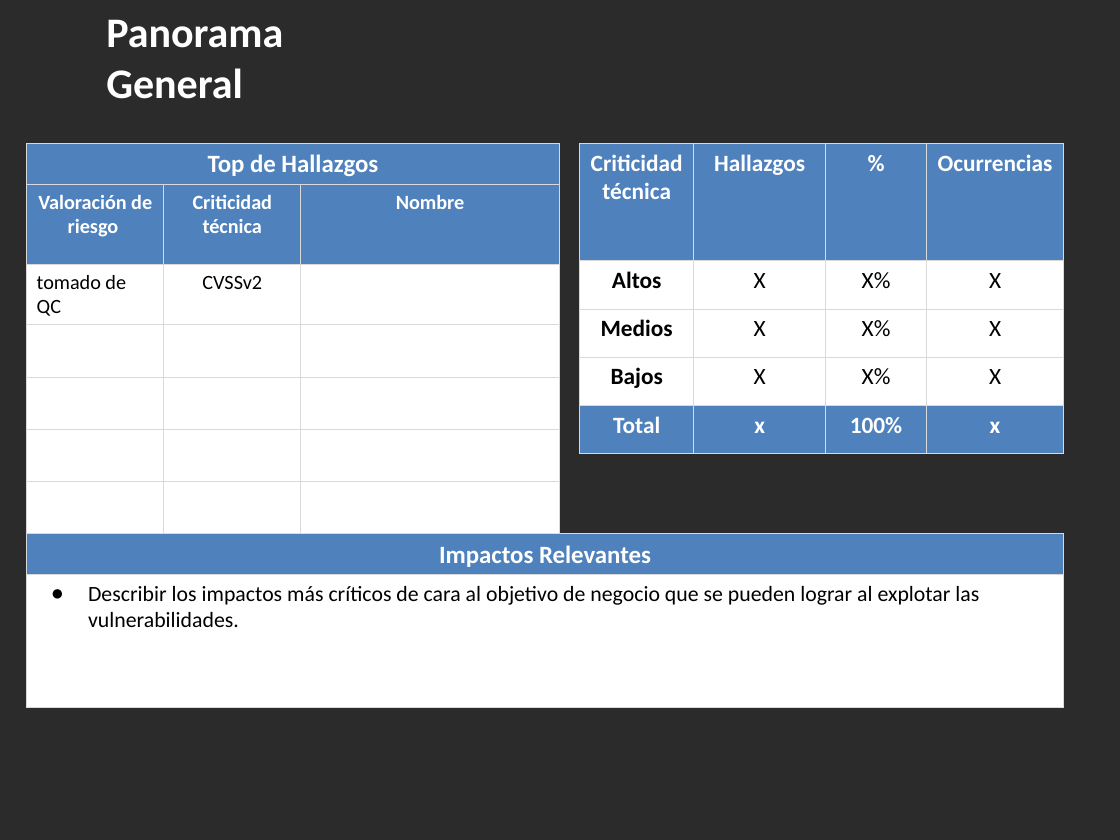
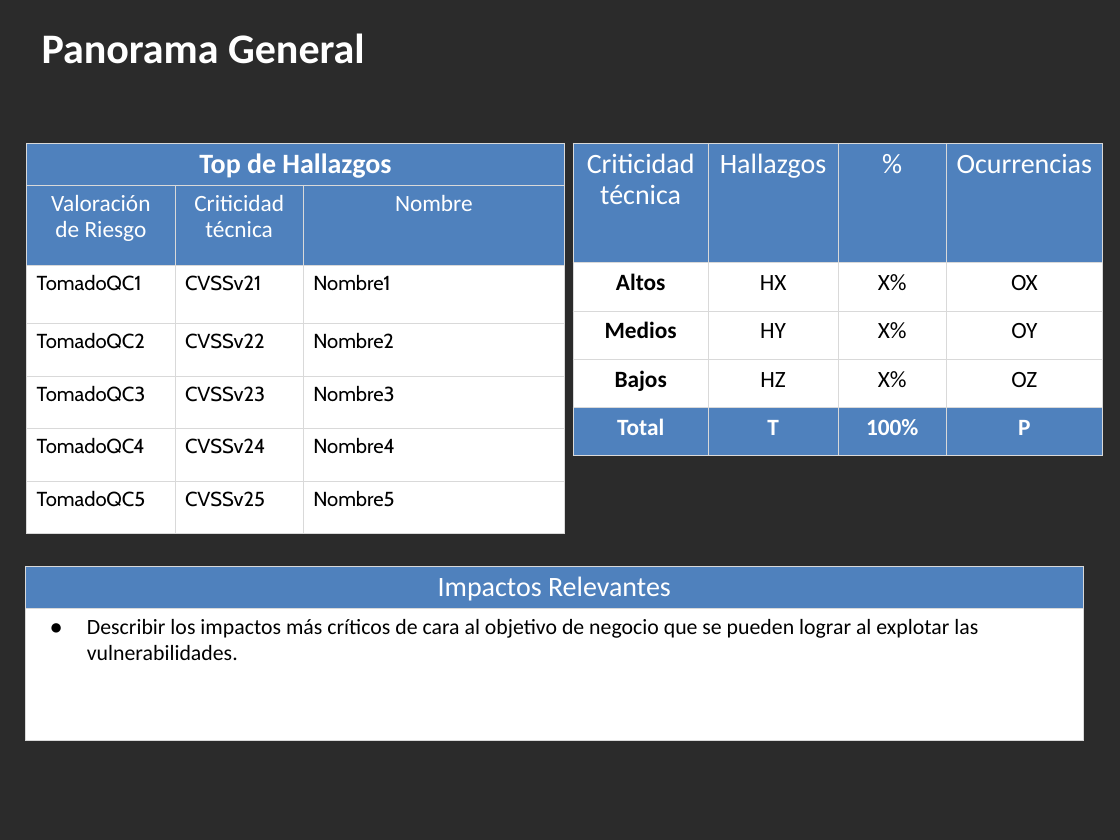
Before and after one commit to tom-vanbraband-sonarsource/integrates, a slide deck: slide 1 of app/autodoc/templates/bancolombia.pptx. Drawn at 1120x840 pixels with LibreOffice and Linux fonts; fonts in the diff are those of the drawing; background and template pictures are left out; a plain dark background stands for a picture behind light text. Boxes give left, top, right and bottom in pixels: in the first picture for what was removed or moved away, otherwise in the second. Text is boxed around its words. In the diff, an @@ line names an element or a change of style, - is before the commit and + after.

```diff
--- a/app/autodoc/templates/bancolombia.pptx
+++ b/app/autodoc/templates/bancolombia.pptx
@@ text "Panorama General" rewrapped from (x1=106, y1=19, x2=283, y2=99) to (x1=42, y1=33, x2=365, y2=64) @@
@@ table at (x1=27, y1=143, x2=564, y2=532) @@
-row 2, column 1: Valoración de riesgo
+row 2, column 1: Valoración de Riesgo
-row 3: tomado de QC | CVSSv2 | 
+row 3: TomadoQC1 | CVSSv21 | Nombre1
-row 4:  |  | 
+row 4: TomadoQC2 | CVSSv22 | Nombre2
-row 5:  |  | 
+row 5: TomadoQC3 | CVSSv23 | Nombre3
-row 6:  |  | 
+row 6: TomadoQC4 | CVSSv24 | Nombre4
-row 7:  |  | 
+row 7: TomadoQC5 | CVSSv25 | Nombre5
@@ size 16 to 18 pt in "Top de Hallazgos" @@
@@ size 13 to 15 pt, bold off in "Criticidad técnica", "Nombre" @@
@@ line spacing 0.98 to 0.9 @@
@@ table resized from (x1=27, y1=143, x2=559, y2=530) to (x1=27, y1=143, x2=564, y2=532) @@
@@ table at (x1=573, y1=143, x2=1103, y2=454) @@
-row 1, column 1: Criticidad / técnica
+row 1, column 1: Criticidad técnica
-row 2, column 2: X
+row 2, column 2: HX
-row 2, column 4: X
+row 2, column 4: OX
-row 3, column 2: X
+row 3, column 2: HY
-row 3, column 4: X
+row 3, column 4: OY
-row 4, column 2: X
+row 4, column 2: HZ
-row 4, column 4: X
+row 4, column 4: OZ
-row 5, column 2: x
+row 5, column 2: T
-row 5, column 4: x
+row 5, column 4: P
@@ size 15 to 18 pt, bold off in "Hallazgos", "%", "Ocurrencias" @@
@@ line spacing 0.98 to 0.9 @@
@@ table resized from (x1=580, y1=143, x2=1065, y2=454) to (x1=573, y1=143, x2=1103, y2=454) @@
@@ table at (x1=26, y1=567, x2=1083, y2=739) @@
@@ size 16 to 18 pt, bold off in "Impactos Relevantes" @@
@@ line spacing 0.98 to 0.9 @@
@@ table resized from (x1=27, y1=534, x2=1064, y2=707) to (x1=26, y1=567, x2=1083, y2=739) @@
```
Also in this commit, not shown: 38 other slides changed, 3 slides added, 1 slide removed, 11 other files.
